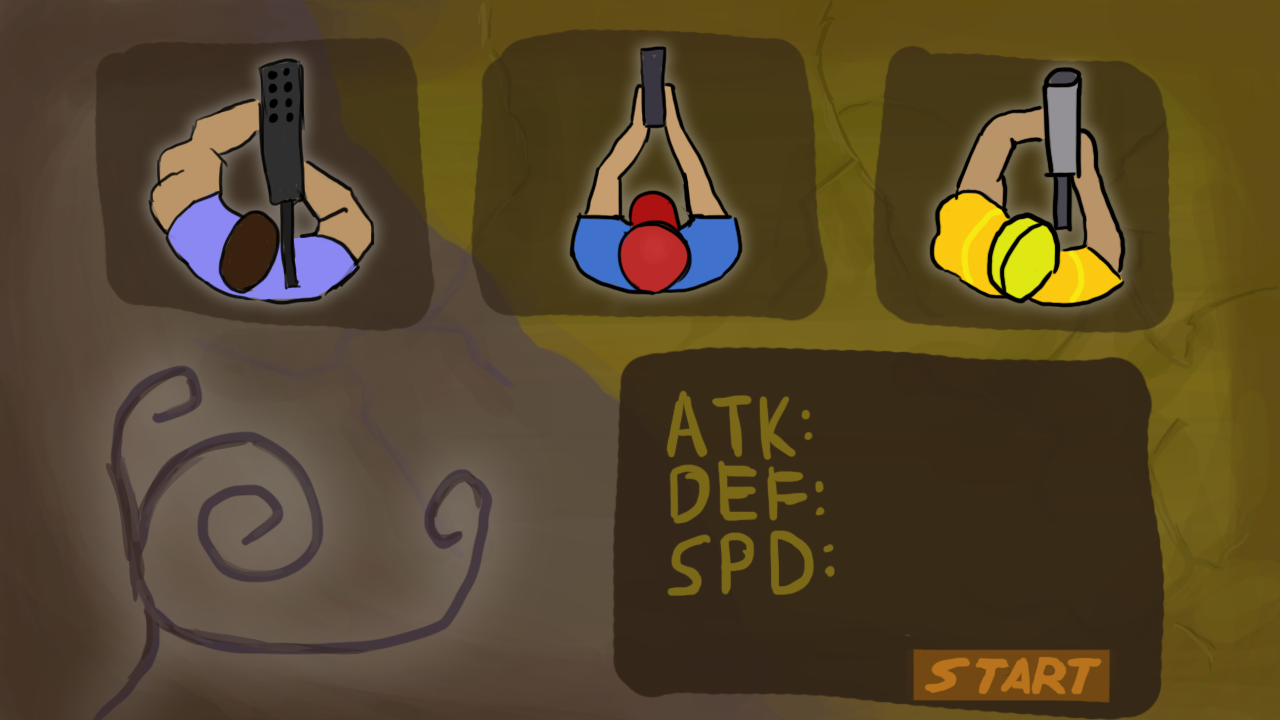
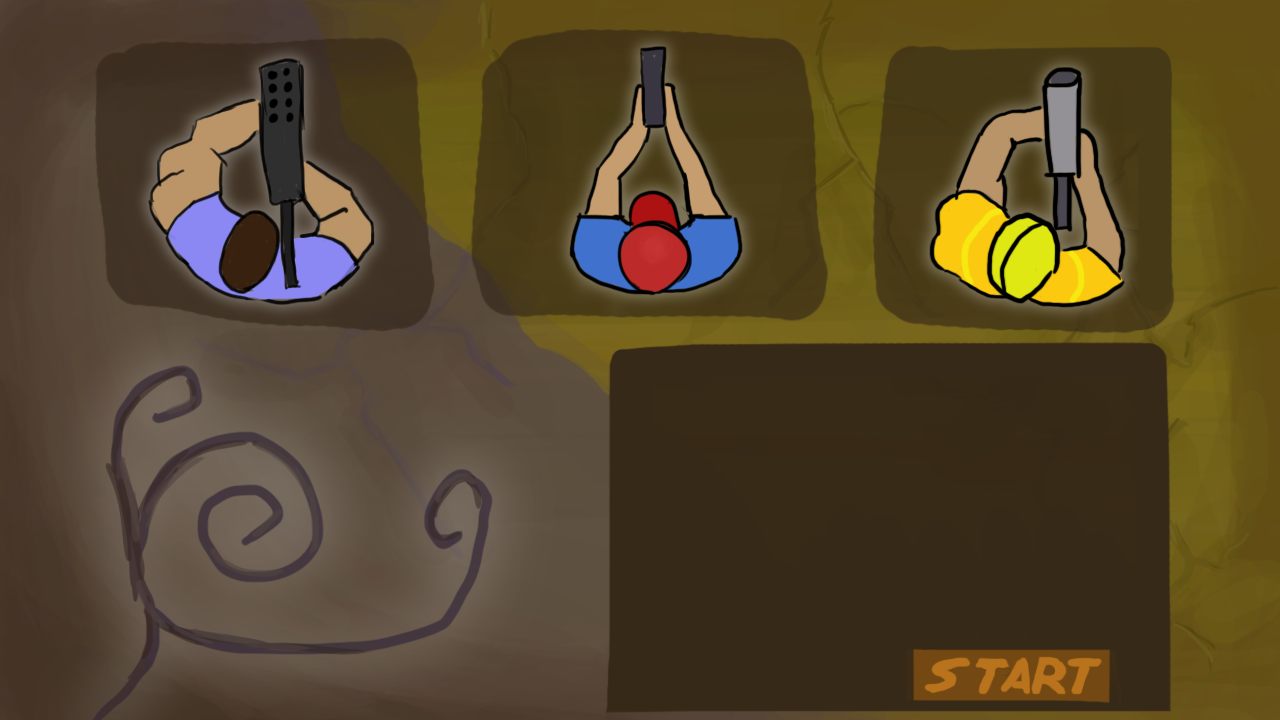
Two versions of the same layered image (1280×720). Layer-by-layer changes:
removed layer "Statistics" over [666, 390, 836, 597]
painted on "Layer 8" over [605, 45, 1173, 720]
